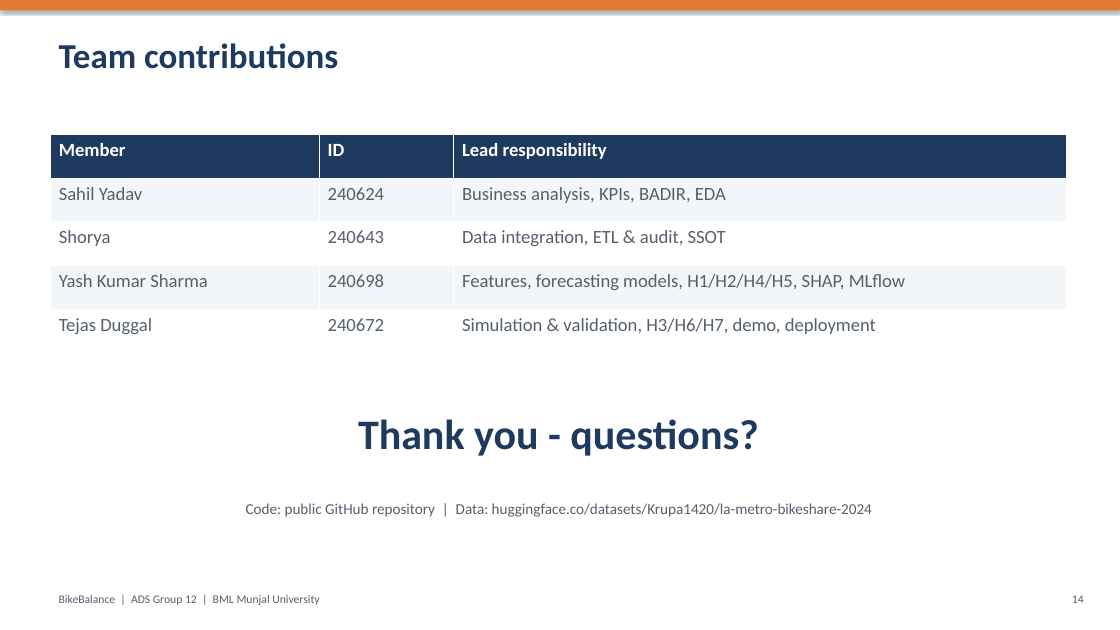
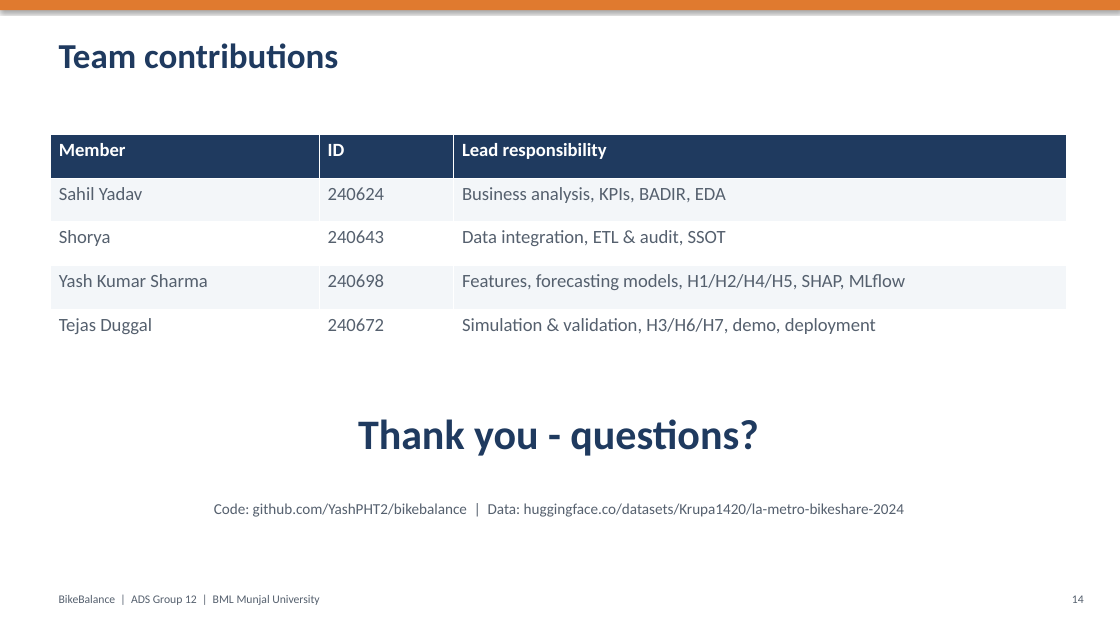
Before and after one commit to YashPHT2/bikebalance, a slide deck: slide 14 of deliverables/BikeBalance_Presentation_Group12.pptx. Drawn at 1120x630 pixels with LibreOffice and Linux fonts; fonts in the diff are those of the drawing. Boxes give left, top, right and bottom in pixels: in the first picture for what was removed or moved away, otherwise in the second. Text is boxed around its words. In the diff, an @@ line names an element or a change of style, - is before the commit and + after.

```diff
--- a/deliverables/BikeBalance_Presentation_Group12.pptx
+++ b/deliverables/BikeBalance_Presentation_Group12.pptx
@@ text at (214,503,904,517): text changed @@
-Code: public GitHub repository | Data: huggingface.co/datasets/Krupa1420/la-metro-bikeshare-2024
+Code: github.com/YashPHT2/bikebalance | Data: huggingface.co/datasets/Krupa1420/la-metro-bikeshare-2024
```
Also in this commit, not shown: 5 other files.
